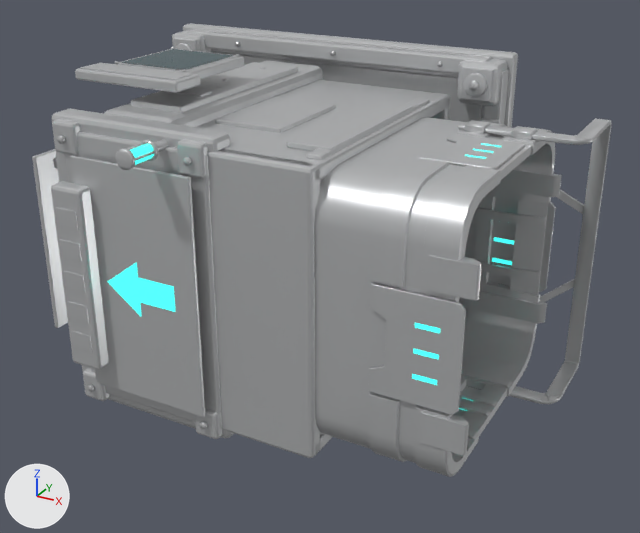
Two versions of the OBJ model assets/models/lods/SM_TeleporterItemInput_LOD1.obj, one commit apart.
One viewpoint serves both versions: a 50 mm camera at (377.0, -742.0, 274.0) aimed at (57.0, -159.0, -17.0). Arrows for +X, +Y and +Z are at lower left; the lights stay in place. The older version comes first. Where no turn or scale is listed for an object, it has been applied to the vertices.

Objects in the first picture: 'SM_TeleporterItemInput.001'.
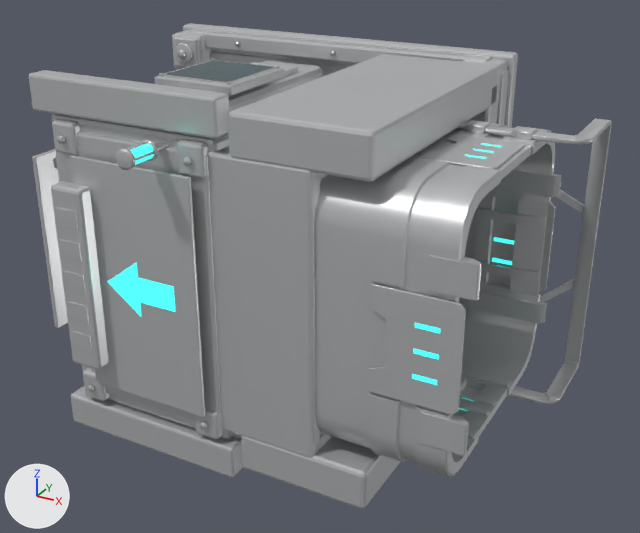
Location of each change, [x1, y1, x2, y2] in pixels of the pictures (640 x 533 px; the box of a moved part takes in the faces that stretch with it):
'SM_TeleporterItemInput.001', reshaped (7% taller): before [32, 23, 612, 477]; after [29, 23, 612, 509]
part 1 of me_sm_teleporteriteminput_001, moved or reshaped: before [115, 56, 244, 79]; after [155, 68, 284, 96]
part 2 of me_sm_teleporteriteminput_001, moved or reshaped: before [81, 63, 193, 81]; after [160, 60, 277, 84]
part 3 of me_sm_teleporteriteminput_001, moved or reshaped: before [122, 49, 234, 70]; after [167, 60, 272, 82]
part 4 of me_sm_teleporteriteminput_001, moved or reshaped (not visible afterwards): before [75, 68, 201, 93]
part 5 of me_sm_teleporteriteminput_001, added: after [241, 436, 401, 509]
part 6 of me_sm_teleporteriteminput_001, added: after [228, 54, 498, 182]
part 7 of me_sm_teleporteriteminput_001, added: after [467, 81, 500, 123]
part 8 of me_sm_teleporteriteminput_001, added: after [71, 387, 243, 477]
part 9 of me_sm_teleporteriteminput_001, added: after [29, 70, 229, 139]
part 10 of me_sm_teleporteriteminput_001, deleted: before [116, 49, 239, 72]

What the commit changed:
me_sm_teleporteriteminput_001 is used by ob_sm_teleporteriteminput_001; location (0.0, 0.0, 0.0).
me_sm_teleporteriteminput_001 had 7244 vertices, 13456 faces, 13 loose edges and spanned x -180.0..253.0, y -323.0..0.0, z -146.0..146.0.
me_sm_teleporteriteminput_001 now has 7403 vertices, 13754 faces, 13 loose edges and spans x -180.0..253.0, y -323.0..0.0, z -146.0..147.0.
me_sm_teleporteriteminput_001 part 1: the loose piece of 56 vertices spanning x -91.0..-19.0, y -223.0..-145.0, z 136.0..144.0 is moved by (21.0, 26.0, -12.0).
me_sm_teleporteriteminput_001 part 2: the loose piece of 16 vertices spanning x -98.0..-12.0, y -246.0..-224.0, z 144.0..145.0 is scaled about its middle by (0.745, 3.25, 1.42), then moved by (21.0, 77.0, -12.0).
me_sm_teleporteriteminput_001 part 3: the loose piece of 4 vertices spanning x -85.0..-25.0, y -217.0..-151.0, z 145.0 is moved by (21.0, 26.0, -12.0).
me_sm_teleporteriteminput_001 part 4: the loose piece of 56 vertices spanning x -102.0..-8.0, y -249.0..-219.0, z 136.0..144.0 is moved by (21.0, 0.0, -12.0).
me_sm_teleporteriteminput_001 part 5: a new loose piece of 56 vertices spanning x 56.0..160.0, y -282.0..-50.0, z -138.0..-106.0, in mat_factory (light grey #c8cacb).
me_sm_teleporteriteminput_001 part 6: a new loose piece of 56 vertices spanning x 56.0..160.0, y -282.0..-50.0, z 106.0..138.0, in mat_factory (light grey #c8cacb).
me_sm_teleporteriteminput_001 part 7: a new loose piece of 56 vertices spanning x 56.0..160.0, y -68.0..-44.0, z -125.0..125.0, in mat_factory (light grey #c8cacb).
me_sm_teleporteriteminput_001 part 8: a new loose piece of 56 vertices spanning x -111.0..51.0, y -286.0..-270.0, z -146.0..-119.0, in mat_factory (light grey #c8cacb).
me_sm_teleporteriteminput_001 part 9: a new loose piece of 56 vertices spanning x -111.0..51.0, y -286.0..-270.0, z 120.0..147.0, in mat_factory (light grey #c8cacb).
me_sm_teleporteriteminput_001 part 10: the loose piece of 17 vertices spanning x -87.0..-23.0, y -219.0..-149.0, z 143.0..145.0 is deleted.
Other edits to the shape of me_sm_teleporteriteminput_001 do not show in these pictures.
